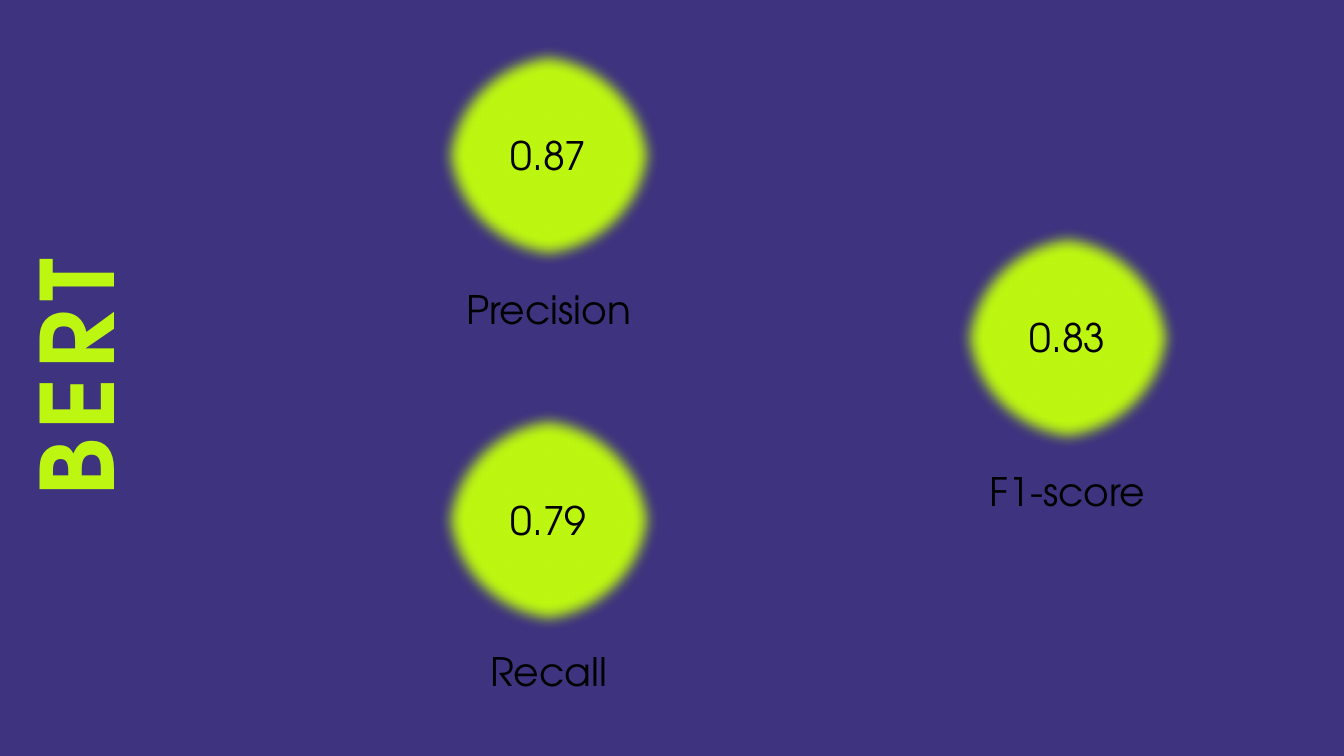
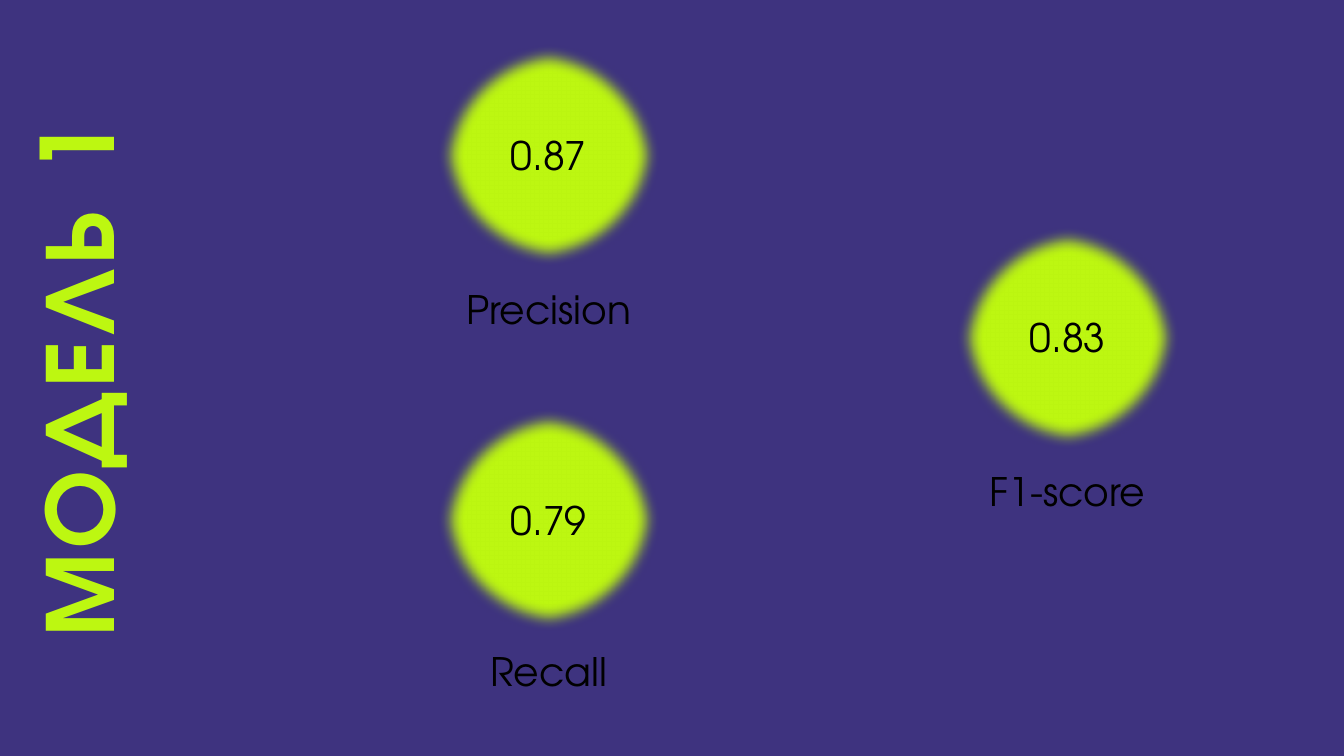
Before and after one commit to arinakatysheva/HW_1_2025-Katysheva_Arina, a slide deck: slide 29 of HW2.pptx (slide 28 before the commit). Drawn at 1344x756 pixels with LibreOffice and Linux fonts; fonts in the diff are those of the drawing. Boxes give left, top, right and bottom in pixels: in the first picture for what was removed or moved away, otherwise in the second. Text is boxed around its words. In the diff, an @@ line names an element or a change of style, - is before the commit and + after.

Commit message:
HW2 (presentation)

```diff
--- a/HW2.pptx
+++ b/HW2.pptx
@@ title at <box>0,137,160,624</box>: text changed @@
-BERT
+МОДЕЛЬ 1
```
Also in this commit, not shown: 7 slides added, 1 slide removed.
